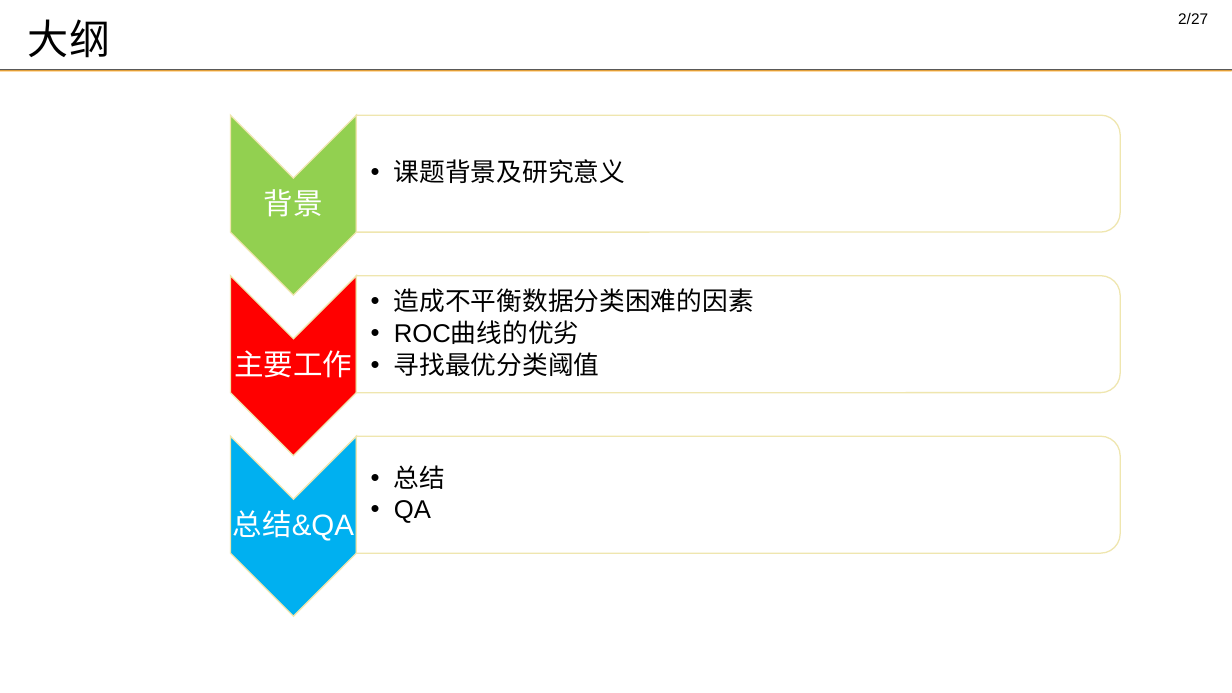
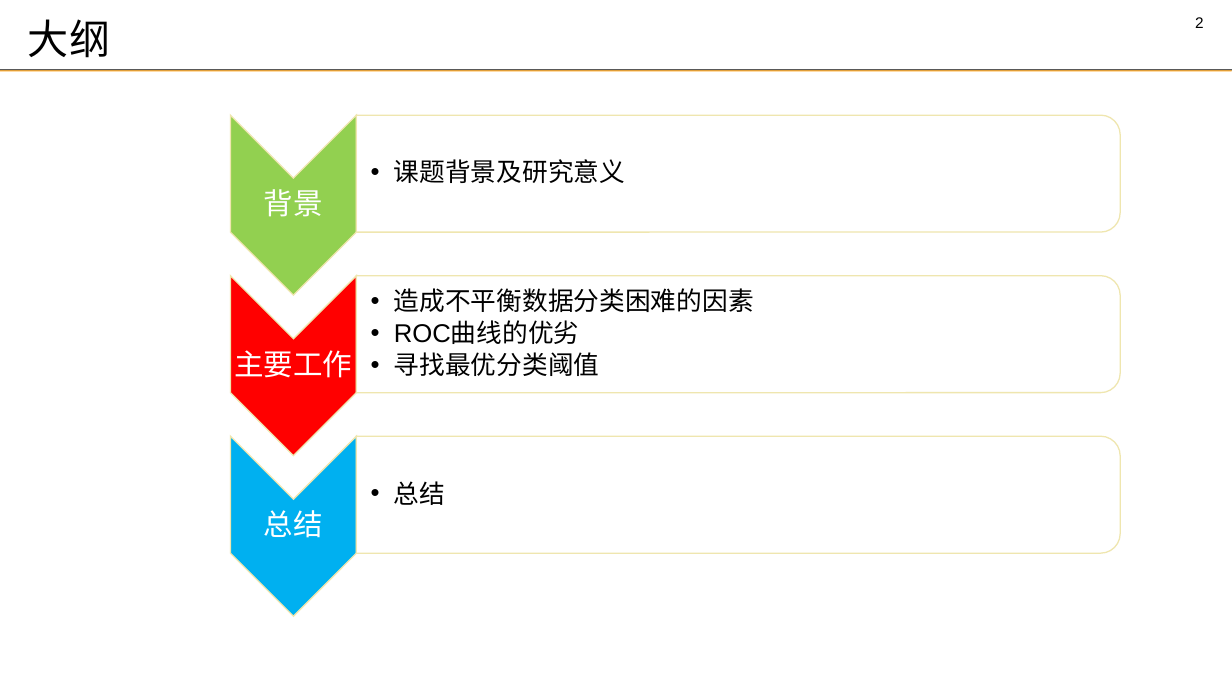
Before and after one commit to DMRookie/finaldesign, a slide deck: slide 2 of 答辩_谢思发_2.pptx. Drawn at 1232x693 pixels with LibreOffice and Linux fonts; fonts in the diff are those of the drawing; background and template pictures are left out. Boxes give left, top, right and bottom in pixels: in the first picture for what was removed or moved away, otherwise in the second. Text is boxed around its words. In the diff, an @@ line names an element or a change of style, - is before the commit and + after.

```diff
--- a/答辩_谢思发_2.pptx
+++ b/答辩_谢思发_2.pptx
@@ page number at (1195,17,1204,28): text changed @@
-2/27
+2
@@ text at (394,500,431,523): paragraph removed @@
-  •• QA
@@ text at (264,510,323,538): text changed @@
-总结&QA
+总结
```
Also in this commit, not shown: 3 other slides changed, 2 other files.
